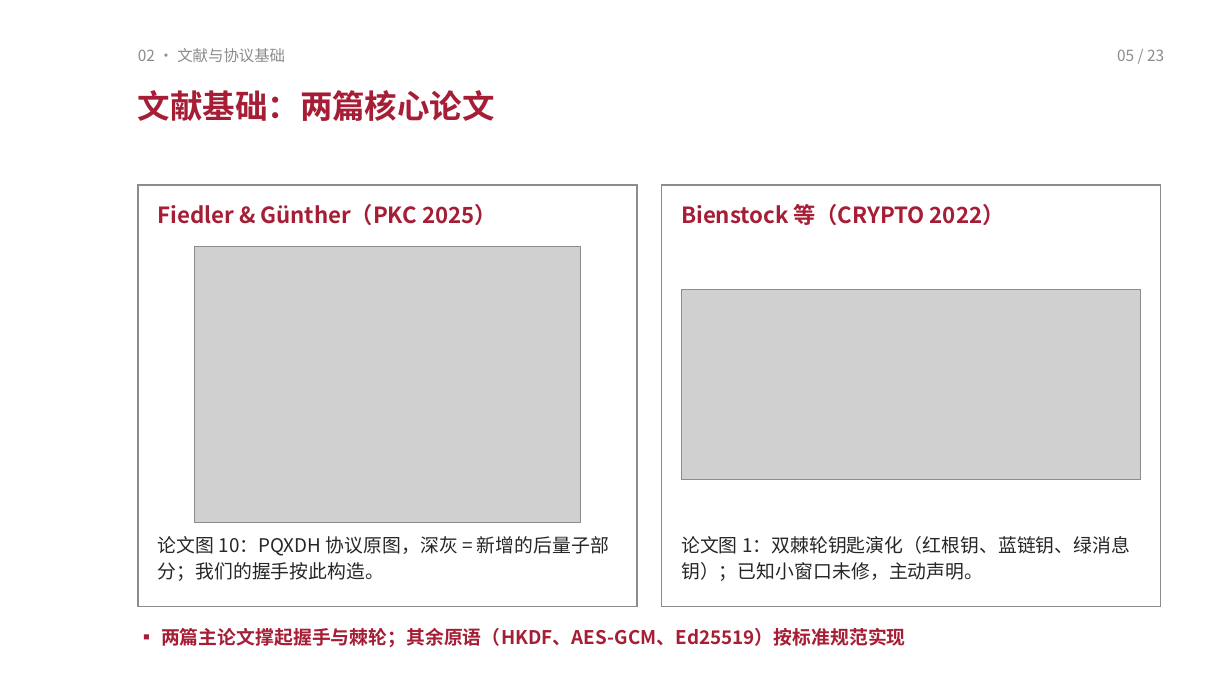
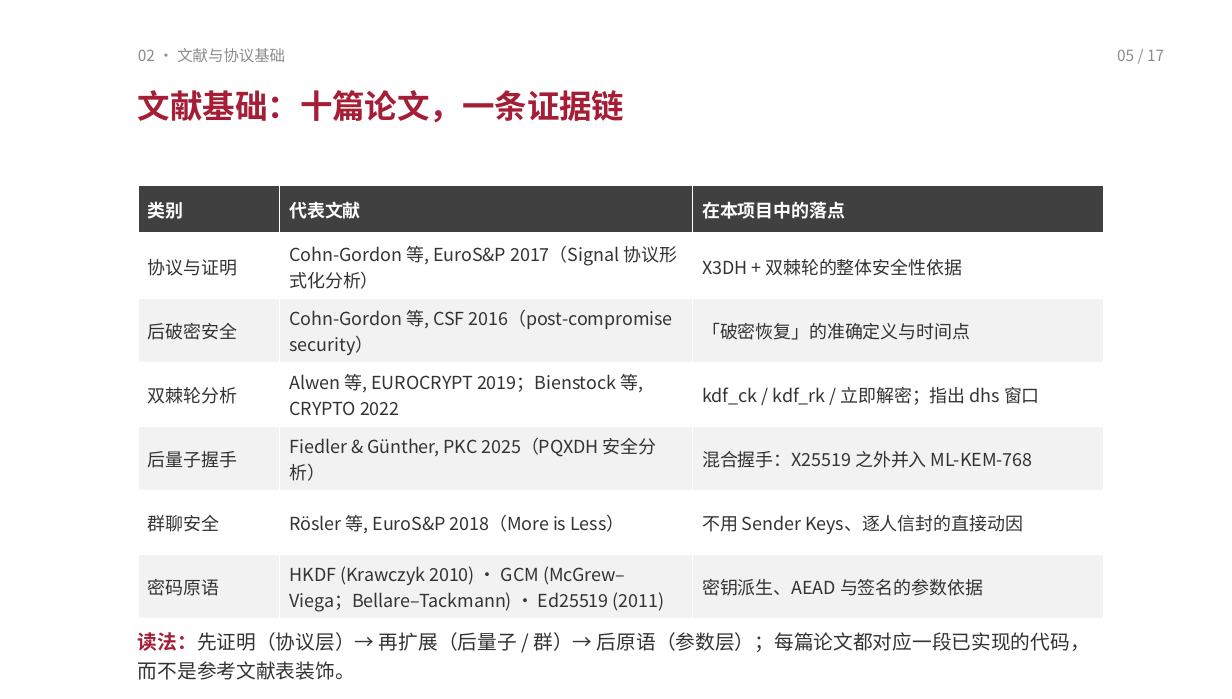
Before and after one commit to TomHaoZi/ECNUchat, a slide deck: slide 5 of 中期汇报/ECNUchat-中期汇报.pptx. Drawn at 1232x699 pixels with LibreOffice and Linux fonts; fonts in the diff are those of the drawing; grey boxes stand for pictures. Boxes give left, top, right and bottom in pixels: in the first picture for what was removed or moved away, otherwise in the second. Text is boxed around its words. In the diff, an @@ line names an element or a change of style, - is before the commit and + after.

```diff
--- a/中期汇报/ECNUchat-中期汇报.pptx
+++ b/中期汇报/ECNUchat-中期汇报.pptx
@@ text at (1117,49,1164,61): text changed @@
-05 / 23
+05 / 17
@@ text at (138,90,624,123): text changed @@
-文献基础：两篇核心论文
+文献基础：十篇论文，一条证据链
@@ rectangle removed at (138,185,637,606) @@
@@ table added at (138,185,1104,618), 7 rows, 3 columns @@
+类别 | 代表文献 | 在本项目中的落点
+协议与证明 | Cohn-Gordon 等, EuroS&P 2017（Signal 协议形式化分析） | X3DH + 双棘轮的整体安全性依据
+后破密安全 | Cohn-Gordon 等, CSF 2016（post-compromise security） | 「破密恢复」的准确定义与时间点
+双棘轮分析 | Alwen 等, EUROCRYPT 2019；Bienstock 等, CRYPTO 2022 | kdf_ck / kdf_rk / 立即解密；指出 dhs 窗口
+后量子握手 | Fiedler & Günther, PKC 2025（PQXDH 安全分析） | 混合握手：X25519 之外并入 ML-KEM-768
+群聊安全 | Rösler 等, EuroS&P 2018（More is Less） | 不用 Sender Keys、逐人信封的直接动因
+密码原语 | HKDF (Krawczyk 2010) · GCM (McGrew–Viega；Bellare–Tackmann) · Ed25519 (2011) | 密钥派生、AEAD 与签名的参数依据
@@ text removed at (158,204,497,225) @@
-Fiedler & Günther（PKC 2025）
@@ rectangle removed at (662,185,1161,606) @@
@@ text removed at (681,204,1005,225) @@
-Bienstock 等（CRYPTO 2022）
@@ picture removed at (195,246,580,522) @@
@@ picture removed at (681,290,1141,479) @@
@@ text removed at (158,536,609,581) @@
-论文图 10：PQXDH 协议原图，深灰 = 新增的后量子部分；我们的握手按此构造。
@@ text removed at (681,536,1130,581) @@
-论文图 1：双棘轮钥匙演化（红根钥、蓝链钥、绿消息钥）；已知小窗口未修，主动声明。
@@ text at (138,632,1090,680): text changed; size 11 to 11.5 pt; text colour #A61E36 to #333333; bold off @@
-▪ 两篇主论文撑起握手与棘轮；其余原语（HKDF、AES-GCM、Ed25519）按标准规范实现
+读法：先证明（协议层）→ 再扩展（后量子 / 群）→ 后原语（参数层）；每篇论文都对应一段已实现的代码，而不是参考文献表装饰。
```
Also in this commit, not shown: 14 other slides changed, 6 slides removed, 3 other files.
